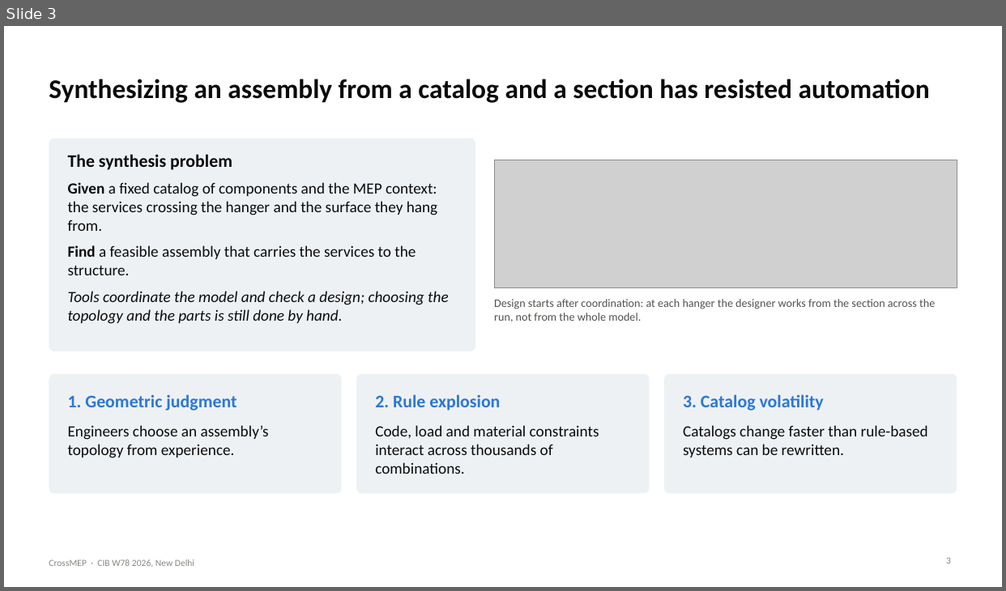
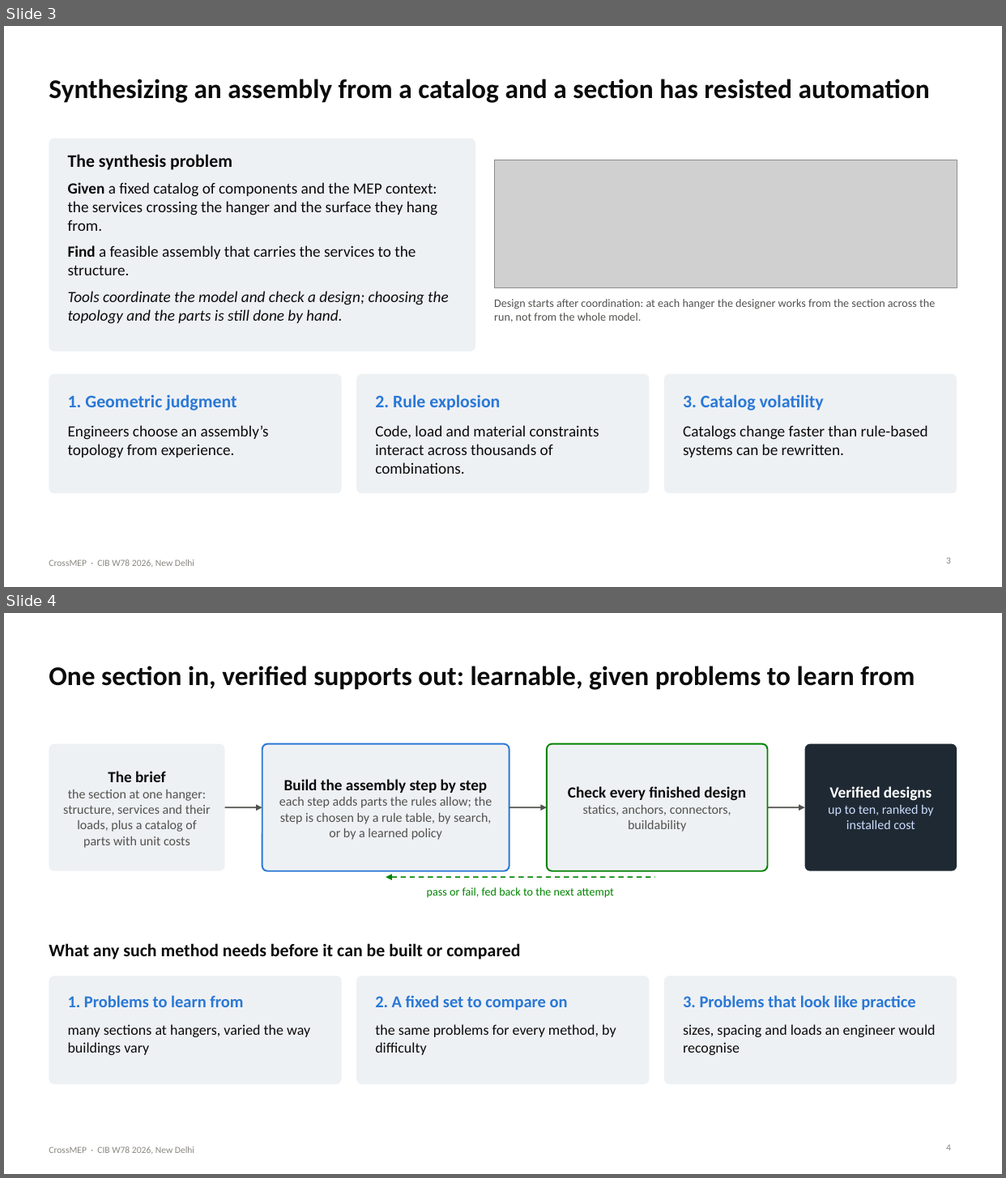
Before and after one commit to lavinia-ped/CrossMEP_Dataset, a slide deck: docs/CrossMEP_CIBW78_talk.pptx. Shown one above the other, each under a label of ours: slide 3 before the commit, slides 3 and 4 after it. The pictures are 1006x591 and 1006x1178 pixels, drawn with LibreOffice and Linux fonts; fonts in the diff are those of the drawing; grey boxes stand for pictures. Boxes give left, top, right and bottom in pixels: in the first picture for what was removed or moved away, otherwise in the second. Text is boxed around its words. In the diff, an @@ line names an element or a change of style, - is before the commit and + after.

Commit message:
Talk: new slide 4, what a method would look like, between the ISARC problem and the data gap
Generic flow (brief, build step by step, check, verified designs) and the three
things any method needs; the approaches stay unpublished. Speech and marks
renumbered (17 main slides, 9:52), read-aloud script regenerated, README and
CHANGELOG updated.

```diff
--- a/docs/CrossMEP_CIBW78_talk.pptx
+++ b/docs/CrossMEP_CIBW78_talk.pptx
@@ slide 4 added at (4,613,1002,1174), background #FFFFFF; not listed: 1 template element that a slide beside it also shows @@
@@ title added at (49,666,914,690), 26 pt, text #0B0B0B, bold @@
+One section in, verified supports out: learnable, given problems to learn from
@@ rounded rectangle added at (49,744,225,871), fill #EEF1F4 @@
@@ rounded rectangle added at (262,744,509,871), fill #EEF1F4, outline #2A78D6 1.5 pt @@
@@ rounded rectangle added at (547,744,768,871), fill #EEF1F4, outline #008300 1.5 pt @@
@@ rounded rectangle added at (805,744,957,871), fill #1F2933 @@
@@ text added at (63,771,211,848), 12.5 pt, text #52514E @@
+The brief
+the section at one hanger: structure, services and their loads, plus a catalog of parts with unit costs
@@ text added at (279,779,492,840), 12.5 pt, text #52514E @@
+Build the assembly step by step
+each step adds parts the rules allow; the step is chosen by a rule table, by search, or by a learned policy
@@ text added at (568,786,746,832), 12.5 pt, text #52514E @@
+Check every finished design
+statics, anchors, connectors, buildability
@@ text added at (828,786,934,829), 12.5 pt, text #CADCFC @@
+Verified designs
+up to ten, ranked by installed cost
@@ arrow added from (225, 807) to (262, 807), #52514E 1.5 pt @@
@@ arrow added from (509, 807) to (547, 807), #52514E 1.5 pt @@
@@ arrow added from (768, 807) to (805, 807), #52514E 1.5 pt @@
@@ arrow added from (655, 877) to (386, 877), #008300 1.25 pt dashed @@
@@ text added at (427,888,614,898), 11 pt, text #008300 @@
+pass or fail, fed back to the next attempt
@@ text added at (49,943,520,960), 17 pt, text #0B0B0B, bold @@
+What any such method needs before it can be built or compared
@@ rounded rectangle added at (49,976,342,1084), fill #EEF1F4 @@
@@ rounded rectangle added at (356,976,650,1084), fill #EEF1F4 @@
@@ rounded rectangle added at (664,976,957,1084), fill #EEF1F4 @@
@@ text added at (68,995,243,1007), 16 pt, text #2A78D6, bold @@
+1. Problems to learn from
@@ text added at (375,995,568,1011), 16 pt, text #2A78D6, bold @@
+2. A fixed set to compare on
@@ text added at (683,995,915,1011), 16 pt, text #2A78D6, bold @@
+3. Problems that look like practice
@@ text added at (68,1024,310,1055), 14 pt, text #0B0B0B @@
+many sections at hangers, varied the way buildings vary
@@ text added at (375,1024,616,1055), 14 pt, text #0B0B0B @@
+the same problems for every method, by difficulty
@@ text added at (683,1024,935,1055), 14 pt, text #0B0B0B @@
+sizes, spacing and loads an engineer would recognise
@@ page number added at (946,1145,951,1151), 9 pt, text #898781 @@
+4
```
Also in this commit, not shown: 2 slides changed, 6 other files.
